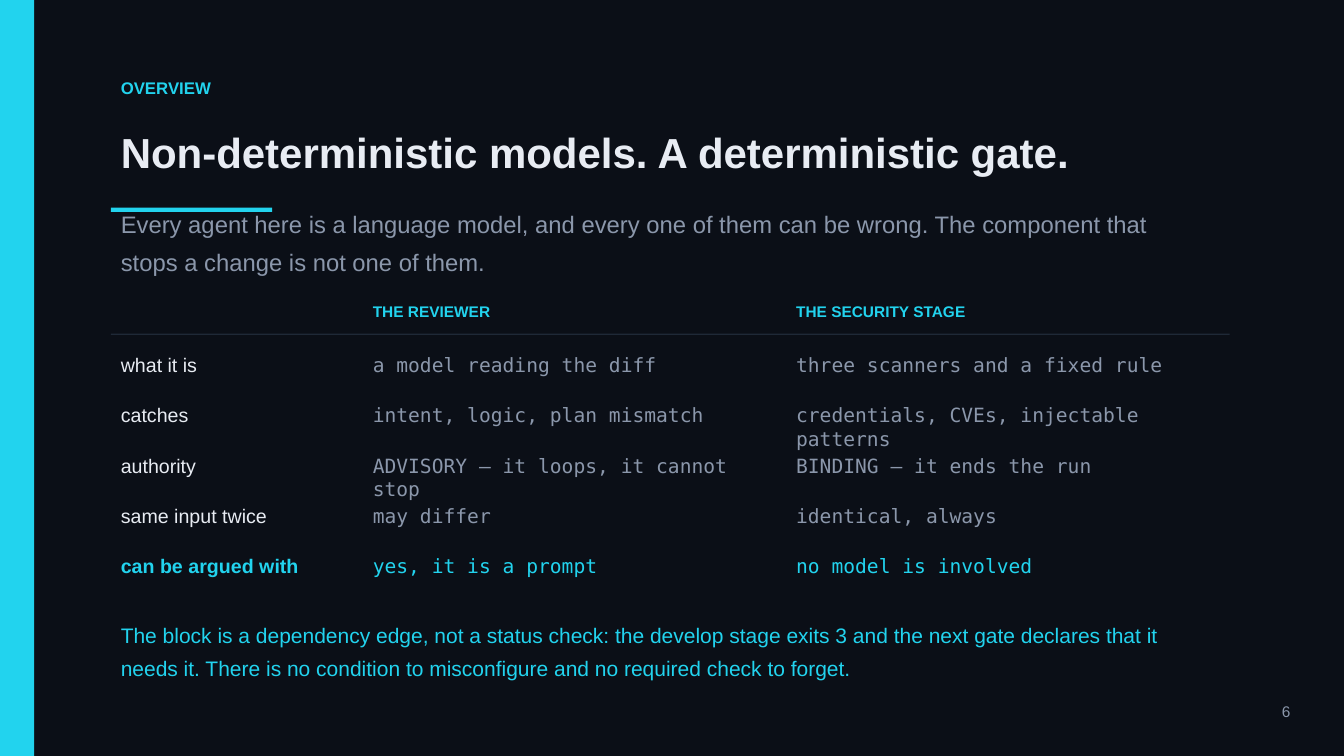
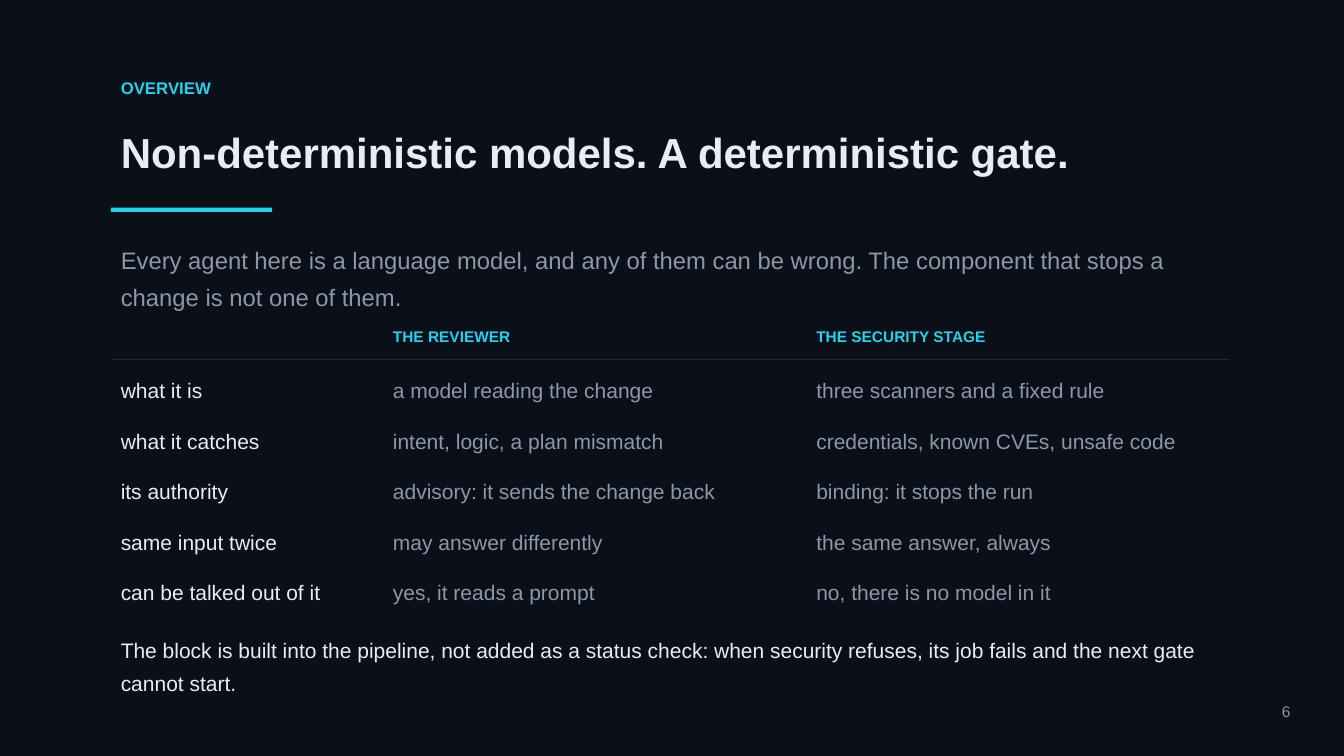
Before and after one commit to mohamedsorour1998/technical-presentations, a slide deck: slide 6 of talks/devops-hackathon-final/pitch/TheAgentOrg-Final.pptx. Drawn at 1344x756 pixels with LibreOffice and Linux fonts; fonts in the diff are those of the drawing. Boxes give left, top, right and bottom in pixels: in the first picture for what was removed or moved away, otherwise in the second. Text is boxed around its words. In the diff, an @@ line names an element or a change of style, - is before the commit and + after.

```diff
--- a/talks/devops-hackathon-final/pitch/TheAgentOrg-Final.pptx
+++ b/talks/devops-hackathon-final/pitch/TheAgentOrg-Final.pptx
@@ rectangle removed at (0, 0, 34, 756) @@
@@ text at (121, 252, 1163, 311): text changed @@
-Every agent here is a language model, and every one of them can be wrong. The component that stops a change is not one of them.
+Every agent here is a language model, and any of them can be wrong. The component that stops a change is not one of them.
@@ text "THE REVIEWER": place and size @@
-text "THE REVIEWER" at (373, 306, 490, 317)
+text "THE REVIEWER" at (393, 331, 510, 342)
@@ text "THE SECURITY STAGE": place and size @@
-text "THE SECURITY STAGE" at (796, 306, 965, 317)
+text "THE SECURITY STAGE" at (816, 331, 985, 342)
@@ rectangle: place and size @@
-rectangle at (111, 334, 1230, 335)
+rectangle at (111, 359, 1230, 360)
@@ text "what it is": place and size @@
-text "what it is" at (121, 357, 197, 372)
+text "what it is" at (121, 382, 202, 398)
@@ text "what it is" at (121, 382, 202, 398): size 14 to 15 pt @@
@@ text at (393, 383, 653, 403): text changed; size 14 to 15 pt; font DejaVu Sans Mono to Arial @@
-a model reading the diff
+a model reading the change
@@ text "three scanners and a fixed ...": place and size @@
-text "three scanners and a fixed ..." at (796, 357, 1162, 372)
+text "three scanners and a fixed ..." at (816, 383, 1104, 398)
@@ text "three scanners and a fixed ..." at (816, 383, 1104, 398): size 14 to 15 pt, font DejaVu Sans Mono to Arial @@
@@ text at (121, 433, 259, 449): text changed; size 14 to 15 pt @@
-catches
+what it catches
@@ text at (393, 434, 664, 453): text changed; size 14 to 15 pt; font DejaVu Sans Mono to Arial @@
-intent, logic, plan mismatch
+intent, logic, a plan mismatch
@@ text at (816, 434, 1175, 452): text changed; size 14 to 15 pt; font DejaVu Sans Mono to Arial @@
-credentials, CVEs, injectable patterns
+credentials, known CVEs, unsafe code
@@ text at (121, 483, 228, 504): text changed; size 14 to 15 pt @@
-authority
+its authority
@@ text at (393, 484, 714, 504): text changed; size 14 to 15 pt; font DejaVu Sans Mono to Arial @@
-ADVISORY — it loops, it cannot stop
+advisory: it sends the change back
@@ text at (816, 484, 1033, 504): text changed; size 14 to 15 pt; font DejaVu Sans Mono to Arial @@
-BINDING — it ends the run
+binding: it stops the run
@@ text "same input twice" at (121, 534, 277, 554): size 14 to 15 pt @@
@@ text "same input twice": place and size @@
-text "same input twice" at (121, 508, 267, 527)
+text "same input twice" at (121, 534, 277, 554)
@@ text at (393, 535, 603, 554): text changed; size 14 to 15 pt; font DejaVu Sans Mono to Arial @@
-may differ
+may answer differently
@@ text at (816, 535, 1051, 554): text changed; size 14 to 15 pt; font DejaVu Sans Mono to Arial @@
-identical, always
+the same answer, always
@@ text at (121, 584, 320, 600): text changed; size 14 to 15 pt; text colour #22D3EE to #E8ECF3; bold off @@
-can be argued with
+can be talked out of it
@@ text at (393, 585, 594, 604): text changed; size 14 to 15 pt; font DejaVu Sans Mono to Arial; text colour #22D3EE to #8B97AB @@
-yes, it is a prompt
+yes, it reads a prompt
@@ text at (816, 585, 1050, 603): text changed; size 14 to 15 pt; font DejaVu Sans Mono to Arial; text colour #22D3EE to #8B97AB @@
-no model is involved
+no, there is no model in it
@@ text at (121, 642, 1195, 691): text changed; text colour #22D3EE to #E8ECF3 @@
-The block is a dependency edge, not a status check: the develop stage exits 3 and the next gate declares that it needs it. There is no condition to misconfigure and no required check to forget.
+The block is built into the pipeline, not added as a status check: when security refuses, its job fails and the next gate cannot start.
```
Also in this commit, not shown: 14 other slides changed, 3 other files.
